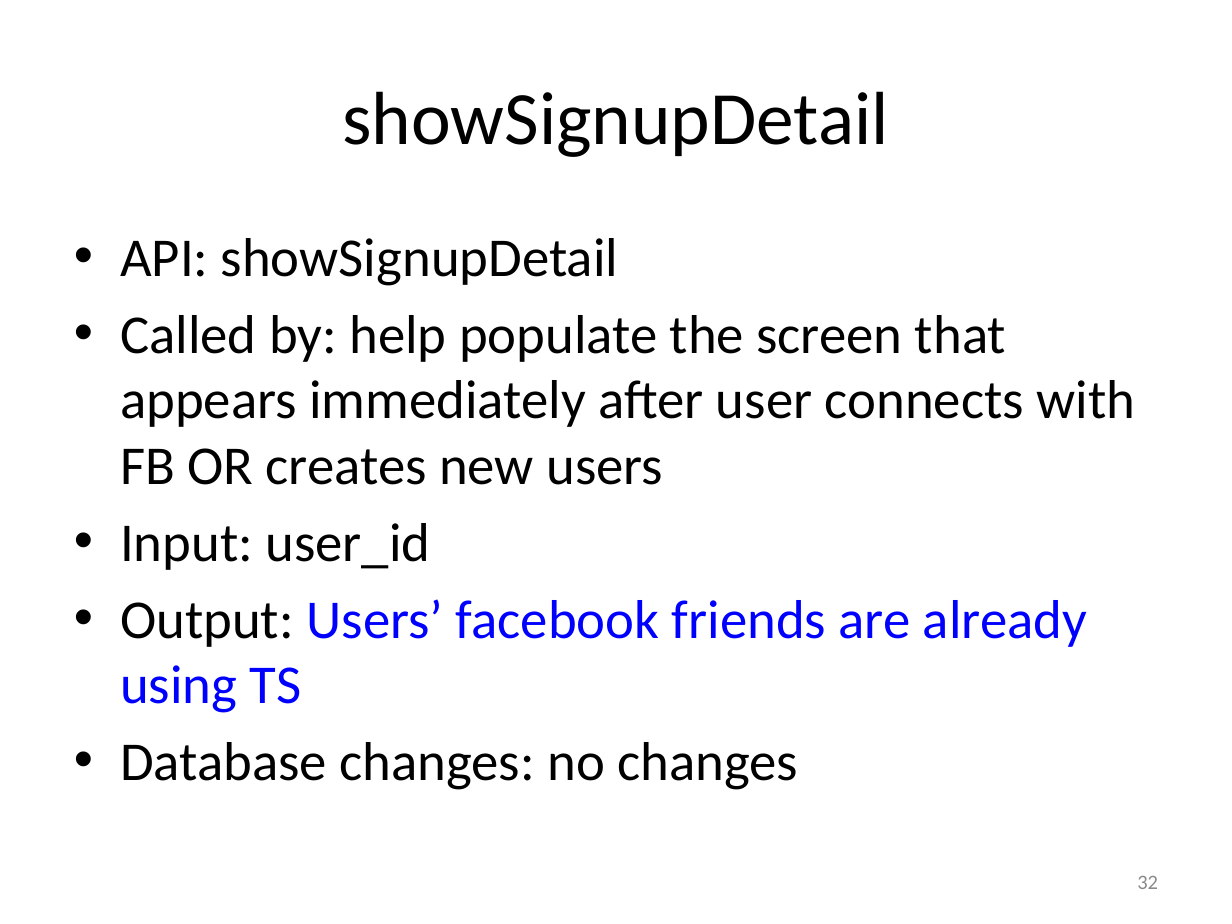
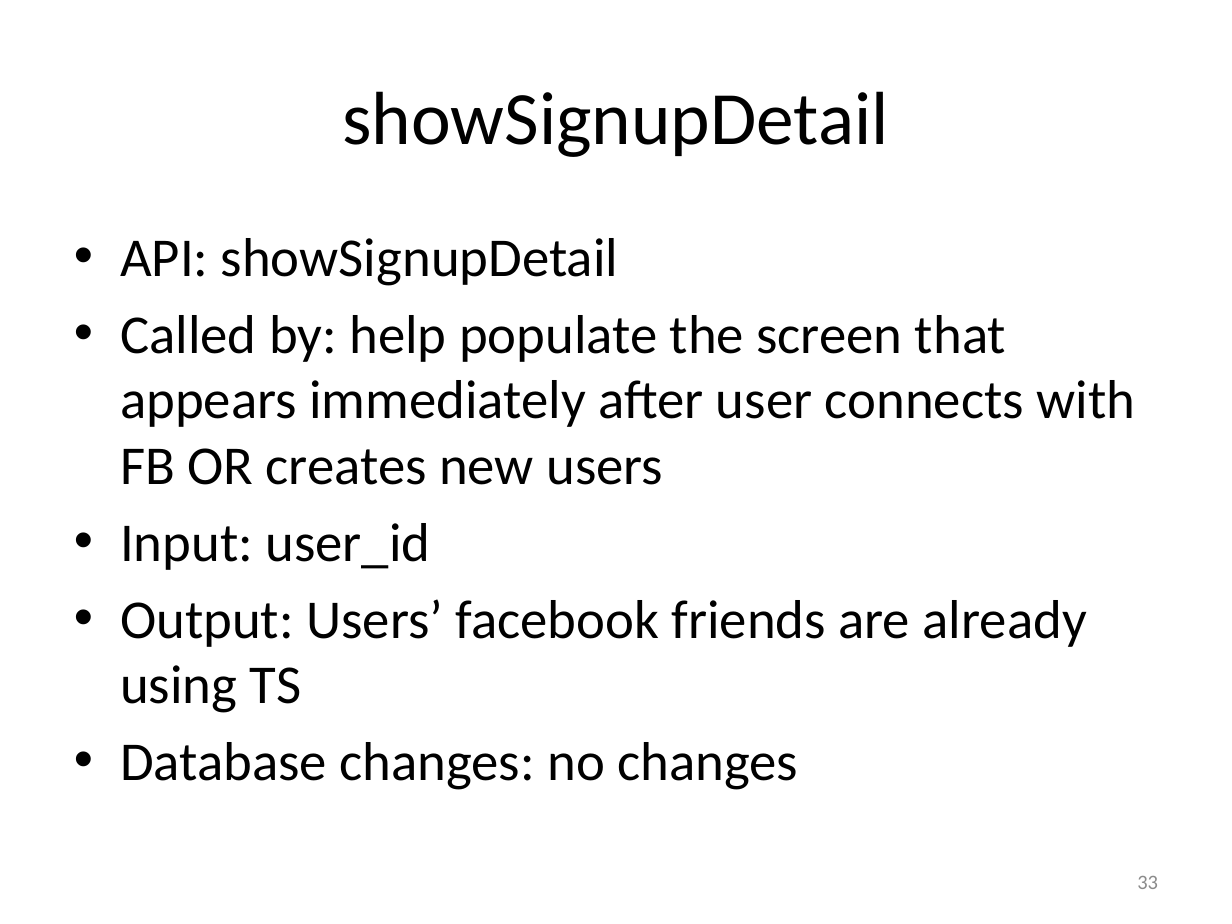
Before and after one commit to catalonia/mob, a slide deck: slide 33 of ws/WS Design Docs/API_Listing.pptx (slide 32 before the commit). Drawn at 1232x924 pixels with LibreOffice and Linux fonts; fonts in the diff are those of the drawing. Boxes give left, top, right and bottom in pixels: in the first picture for what was removed or moved away, otherwise in the second. Text is boxed around its words. In the diff, an @@ line names an element or a change of style, - is before the commit and + after.

```diff
--- a/ws/WS Design Docs/API_Listing.pptx
+++ b/ws/WS Design Docs/API_Listing.pptx
@@ text at box(120, 599, 1087, 713): text colour #0000FF to #000000 in "Users’ facebook friends are already using TS" @@
@@ page number at box(1137, 876, 1158, 889): text changed @@
-32
+33
```
Also in this commit, not shown: 6 other slides changed, 2 slides added, 33 other files.
